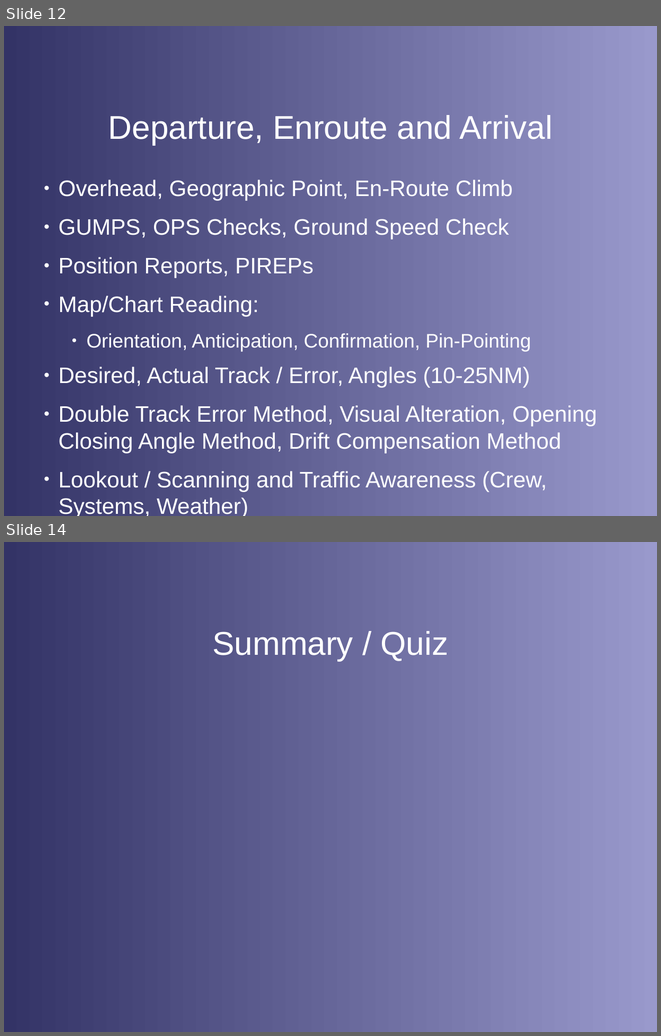
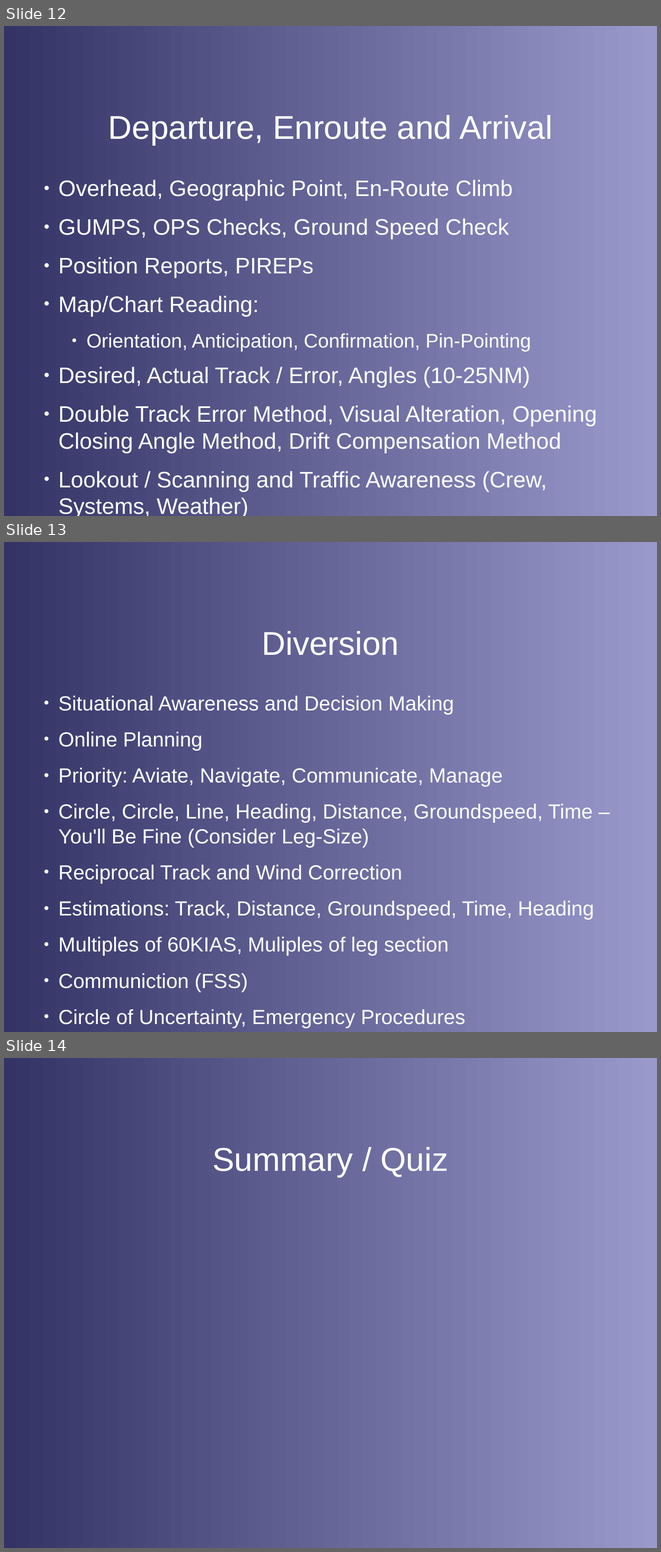
Before and after one commit to stephanheinemann/flight, a slide deck: FI/Navigation/Navigation.odp. Shown one above the other, each under a label of ours: slides 12 and 14 before the commit, slides 12, 13 and 14 after it; the slides between them are not shown. The pictures are 661x1036 and 661x1552 pixels, drawn with LibreOffice and Linux fonts; fonts in the diff are those of the drawing; background and template pictures are left out. Boxes give left, top, right and bottom in pixels: in the first picture for what was removed or moved away, otherwise in the second. Text is boxed around its words. In the diff, an @@ line names an element or a change of style, - is before the commit and + after.

```diff
--- a/FI/Navigation/Navigation.odp
+++ b/FI/Navigation/Navigation.odp
@@ slide 13 added at bbox=[4, 542, 657, 1032], background gradient #333366 to #9999CC @@
@@ title added at bbox=[262, 631, 399, 655], 40 pt, text #FFFFFF @@
+Diversion
@@ text added at bbox=[59, 696, 594, 1029], 24.8 pt, text #FFFFFF @@
+● Situational Awareness and Decision Making
+● Online Planning
+● Priority: Aviate, Navigate, Communicate, Manage
+● Circle, Circle, Line, Heading, Distance, Groundspeed, Time – You'll Be Fine (Consider Leg-Size)
+● Reciprocal Track and Wind Correction
+● Estimations: Track, Distance, Groundspeed, Time, Heading
+● Multiples of 60KIAS, Muliples of leg section
+● Communiction (FSS)
+● Circle of Uncertainty, Emergency Procedures
```
Also in this commit, not shown: 1 slide removed.
